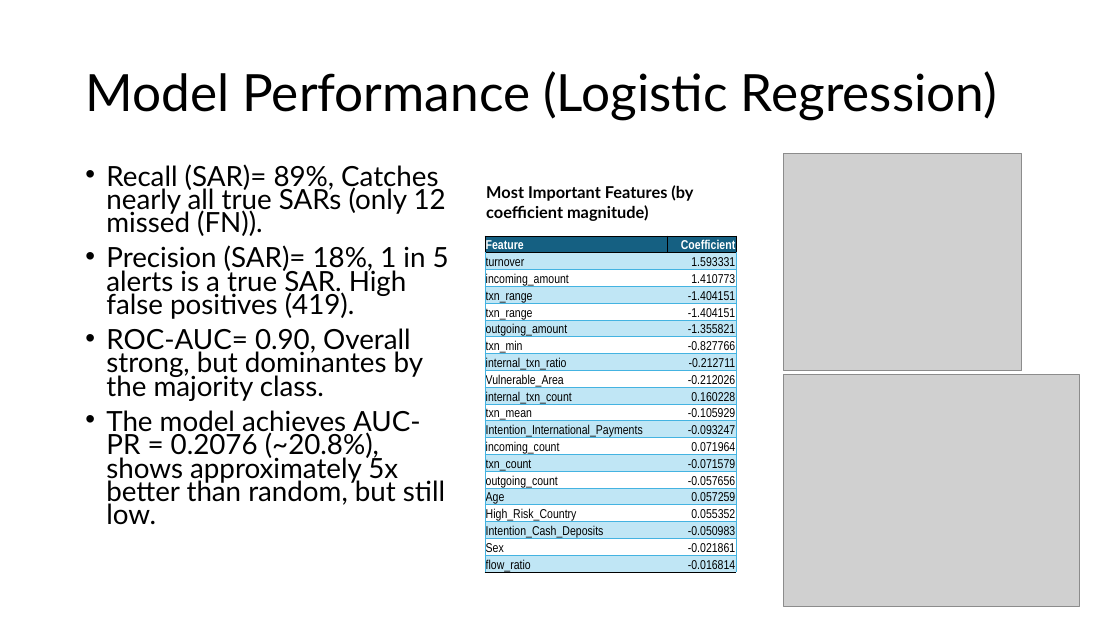
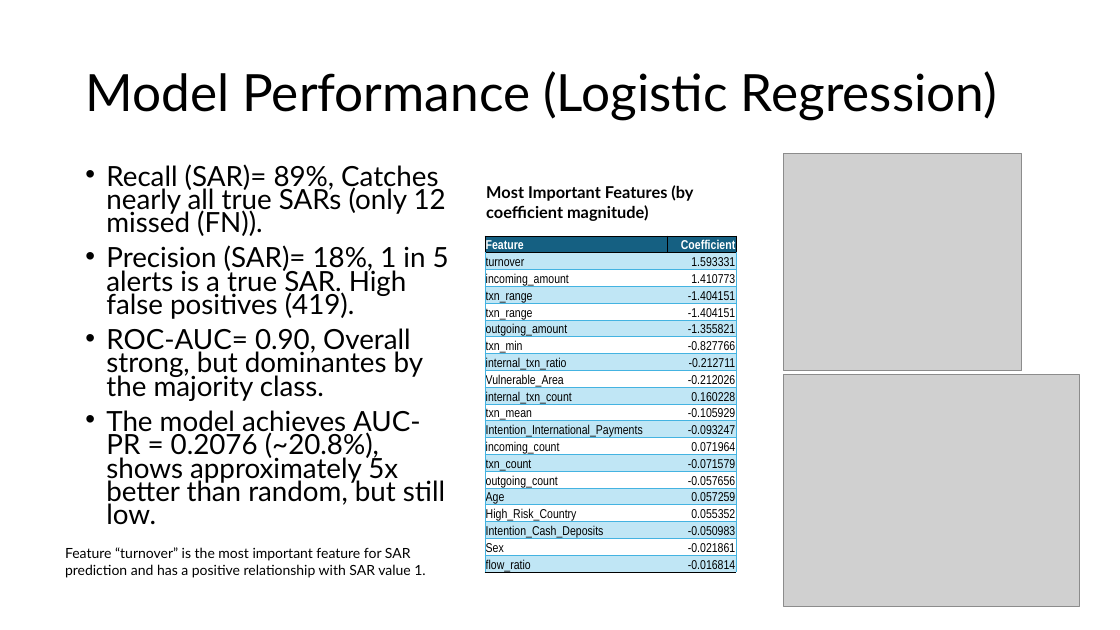
Before and after one commit to masudpervez27/home-assignment, a slide deck: slide 12 of Assignment_Presentation.pptx. Drawn at 1120x630 pixels with LibreOffice and Linux fonts; fonts in the diff are those of the drawing; grey boxes stand for pictures. Boxes give left, top, right and bottom in pixels: in the first picture for what was removed or moved away, otherwise in the second. Text is boxed around its words. In the diff, an @@ line names an element or a change of style, - is before the commit and + after.

```diff
--- a/Assignment_Presentation.pptx
+++ b/Assignment_Presentation.pptx
@@ text added at box(65, 547, 425, 578), 12 pt, text #000000 @@
+Feature “turnover” is the most important feature for SAR prediction and has a positive relationship with SAR value 1.
```
Also in this commit, not shown: 2 other slides changed, 2 other files.
